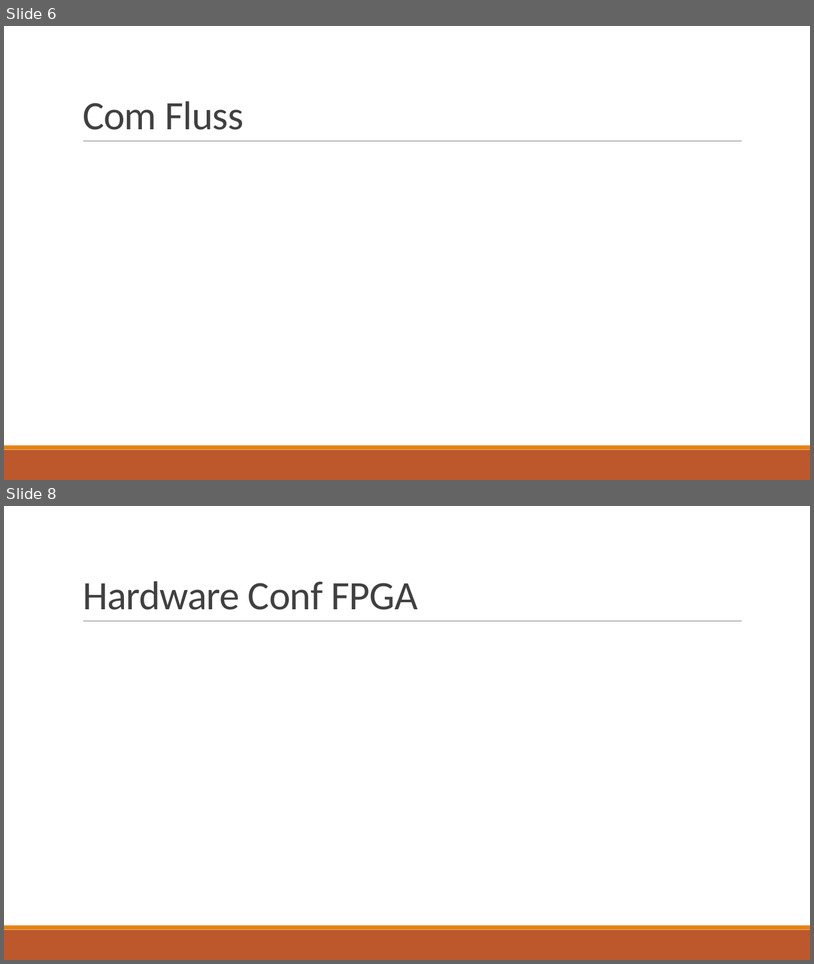
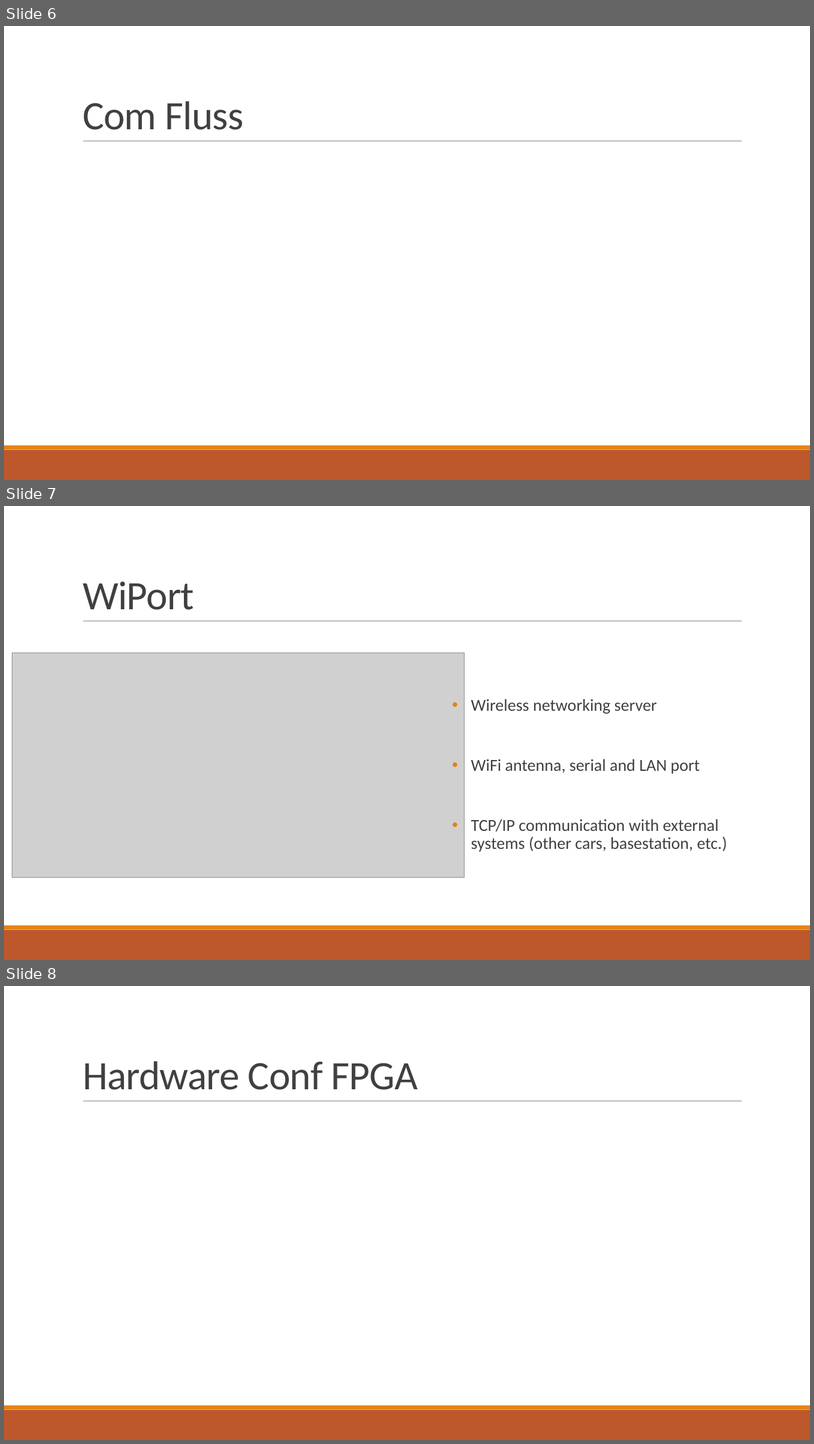
Before and after one commit to fjanssen/Car2X, a slide deck: doc/MidTerm.pptx. Shown one above the other, each under a label of ours: slides 6 and 8 before the commit, slides 6, 7 and 8 after it; the slides between them are not shown. The pictures are 814x964 and 814x1444 pixels, drawn with LibreOffice and Linux fonts; fonts in the diff are those of the drawing; grey boxes stand for pictures. Boxes give left, top, right and bottom in pixels: in the first picture for what was removed or moved away, otherwise in the second. Text is boxed around its words. In the diff, an @@ line names an element or a change of style, - is before the commit and + after.

```diff
--- a/doc/MidTerm.pptx
+++ b/doc/MidTerm.pptx
@@ slide 7 added at <box>4,506,810,960</box>, background #FFFFFF; not listed: 3 template elements that a slide beside it also shows @@
@@ title added at <box>83,582,194,610</box>, 48 pt, text #404040 @@
+WiPort
@@ picture added at <box>12,653,465,877</box> @@
@@ text added at <box>471,699,728,852</box>, 20 pt, text #404040 @@
+• Wireless networking server
+• WiFi antenna, serial and LAN port
+• TCP/IP communication with external systems (other cars, basestation, etc.)
```
Also in this commit, not shown: 1 other slide added, 2 slides removed.
